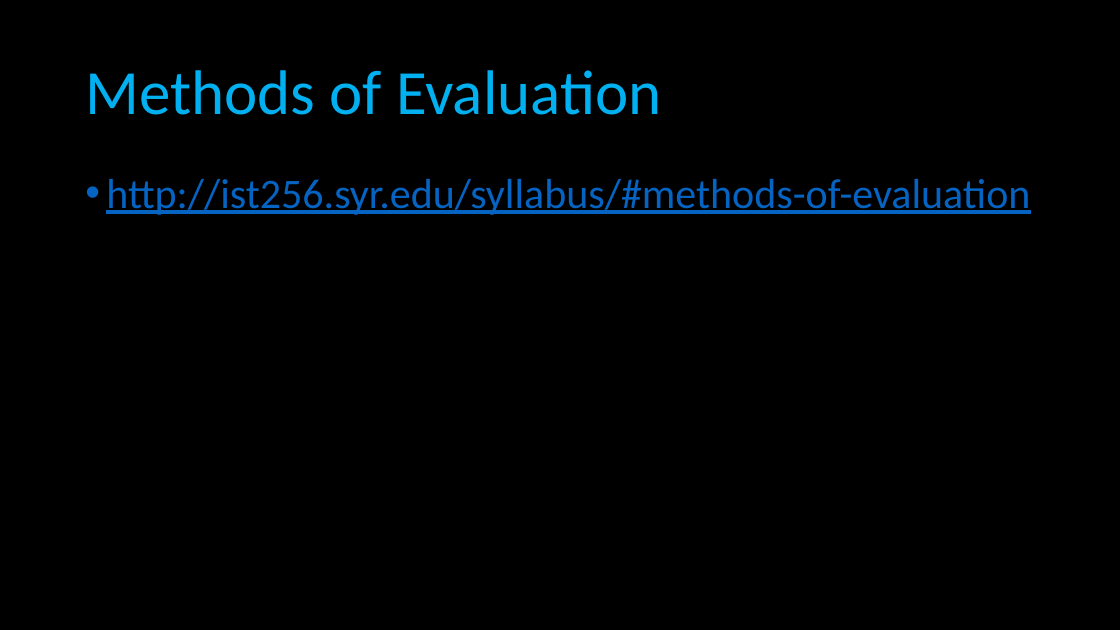
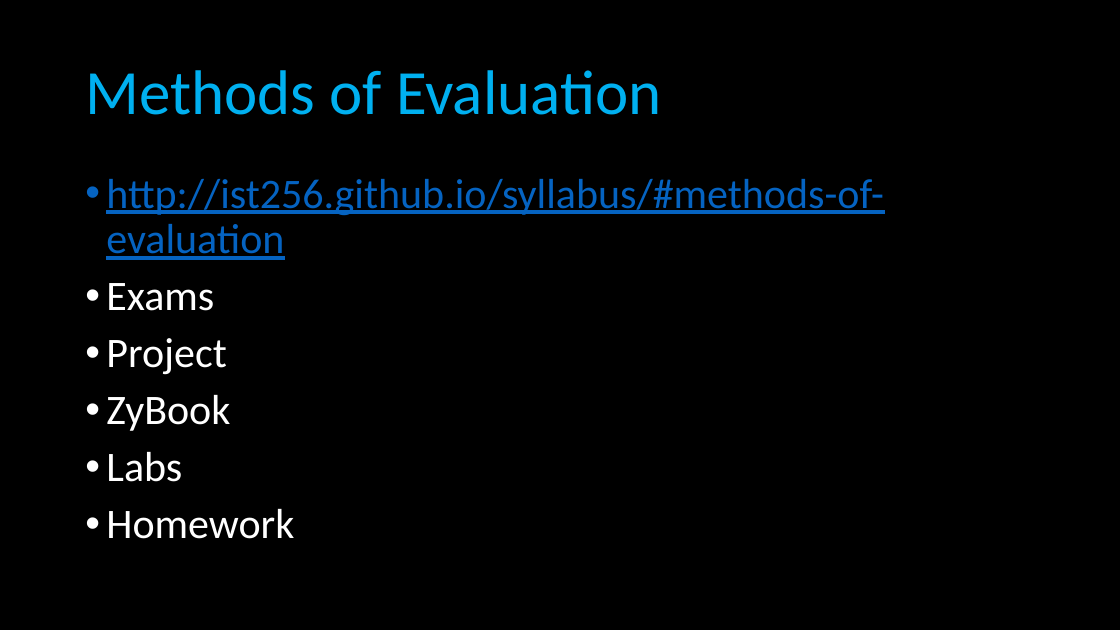
Before and after one commit to ist256/IST256.github.io, a slide deck: slide 19 of content/00/Course-Intro.pptx. Drawn at 1120x630 pixels with LibreOffice and Linux fonts; fonts in the diff are those of the drawing. Boxes give left, top, right and bottom in pixels: in the first picture for what was removed or moved away, otherwise in the second. Text is boxed around its words. In the diff, an @@ line names an element or a change of style, - is before the commit and + after.

```diff
--- a/content/00/Course-Intro.pptx
+++ b/content/00/Course-Intro.pptx
@@ text at (x1=106, y1=179, x2=884, y2=539): text changed @@
-• http://ist256.syr.edu/syllabus/#methods-of-evaluation
+• http://ist256.github.io/syllabus/#methods-of-evaluation
+• Exams
+• Project
+• ZyBook
+• Labs
+• Homework
```
Also in this commit, not shown: 14 other slides changed, 2 slides added, 6 slides removed, 2 other files.
